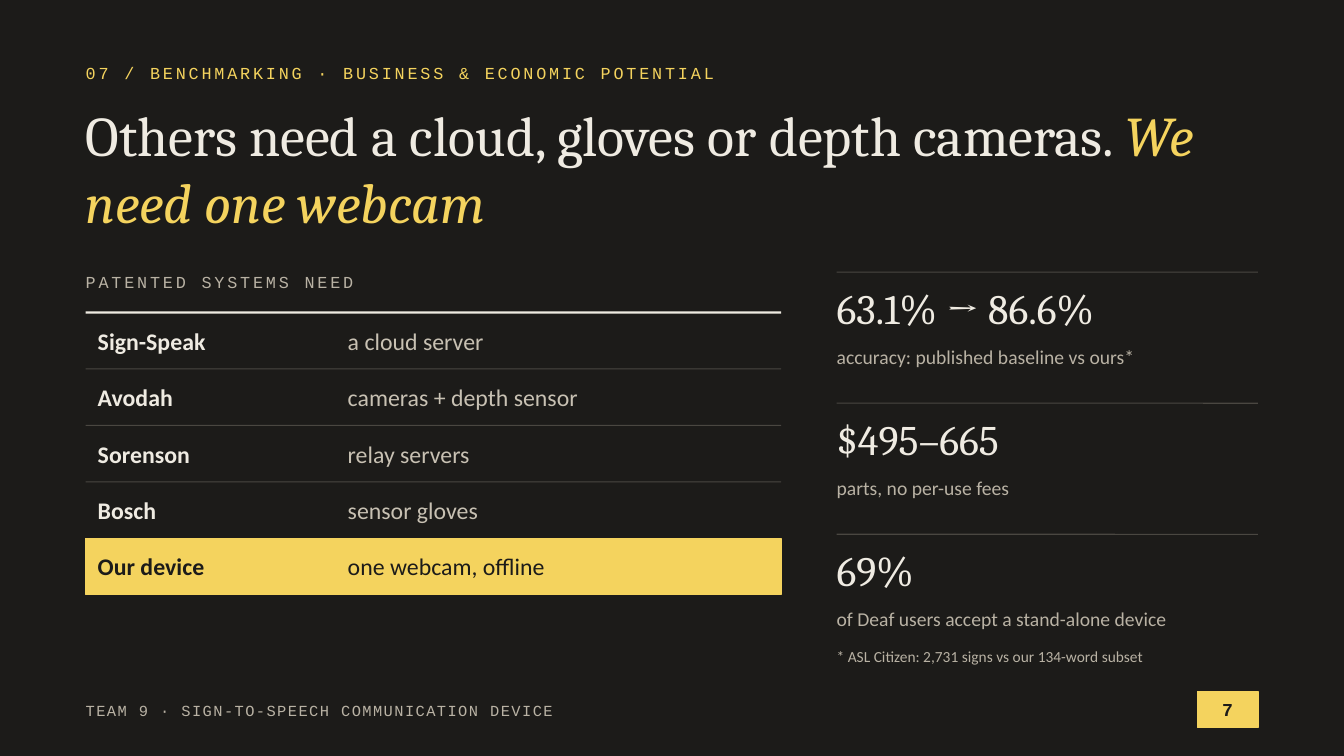
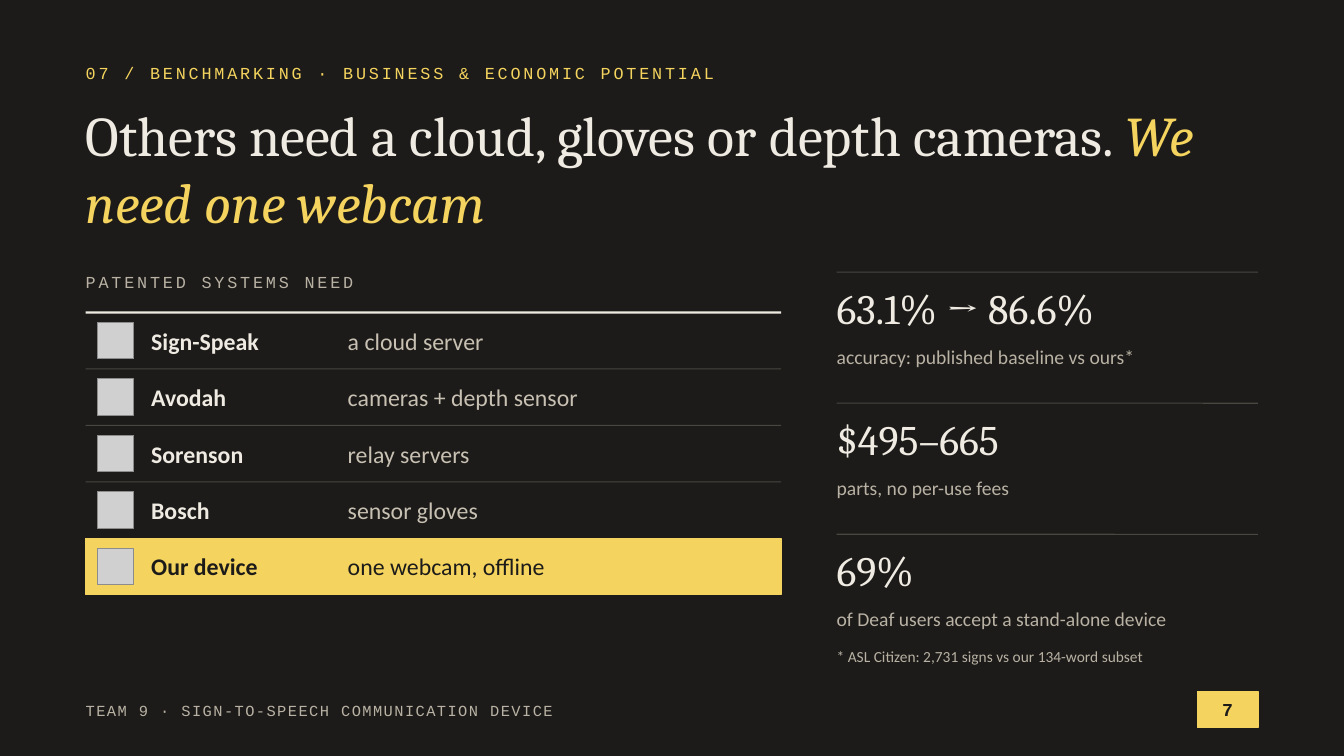
Before and after one commit to anxious956/Multilingual-Sign-to-Speech-Communication-Device, a slide deck: slide 7 of docs/presentation/Team9_Proposal_Presentation.pptx. Drawn at 1344x756 pixels with LibreOffice and Linux fonts; fonts in the diff are those of the drawing; grey boxes stand for pictures. Boxes give left, top, right and bottom in pixels: in the first picture for what was removed or moved away, otherwise in the second. Text is boxed around its words. In the diff, an @@ line names an element or a change of style, - is before the commit and + after.

```diff
--- a/docs/presentation/Team9_Proposal_Presentation.pptx
+++ b/docs/presentation/Team9_Proposal_Presentation.pptx
@@ picture added at (98, 323, 134, 359) @@
@@ text "Sign-Speak": place and size @@
-text "Sign-Speak" at (98, 333, 206, 354)
+text "Sign-Speak" at (151, 333, 259, 354)
@@ picture added at (98, 379, 134, 415) @@
@@ text "Avodah": place and size @@
-text "Avodah" at (98, 389, 173, 406)
+text "Avodah" at (151, 389, 226, 406)
@@ picture added at (98, 436, 134, 472) @@
@@ text "Sorenson": place and size @@
-text "Sorenson" at (98, 447, 190, 463)
+text "Sorenson" at (151, 447, 243, 463)
@@ picture added at (98, 492, 134, 528) @@
@@ text "Bosch": place and size @@
-text "Bosch" at (98, 502, 156, 519)
+text "Bosch" at (151, 502, 209, 519)
@@ text "Our device": place and size @@
-text "Our device" at (98, 558, 204, 575)
+text "Our device" at (151, 558, 258, 575)
@@ picture added at (98, 548, 134, 585) @@
```
Also in this commit, not shown: 5 other slides changed, 2 other files.
